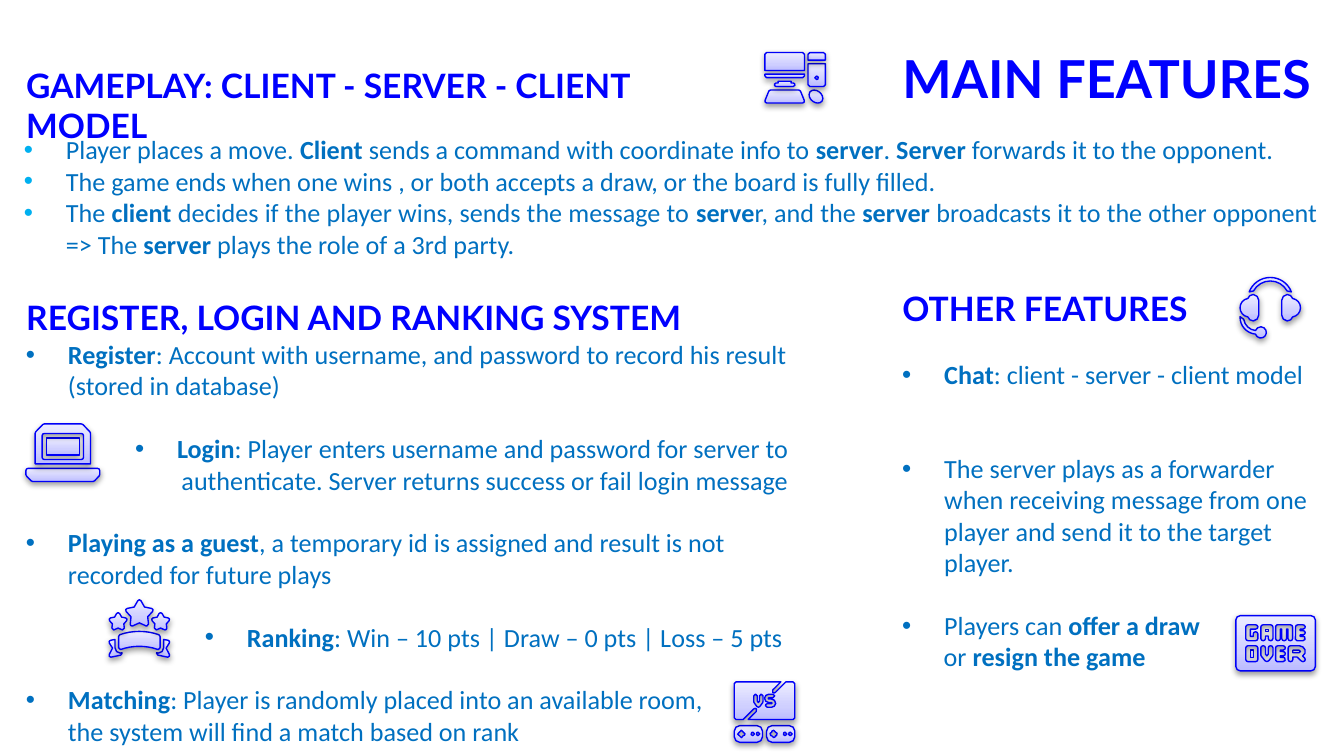
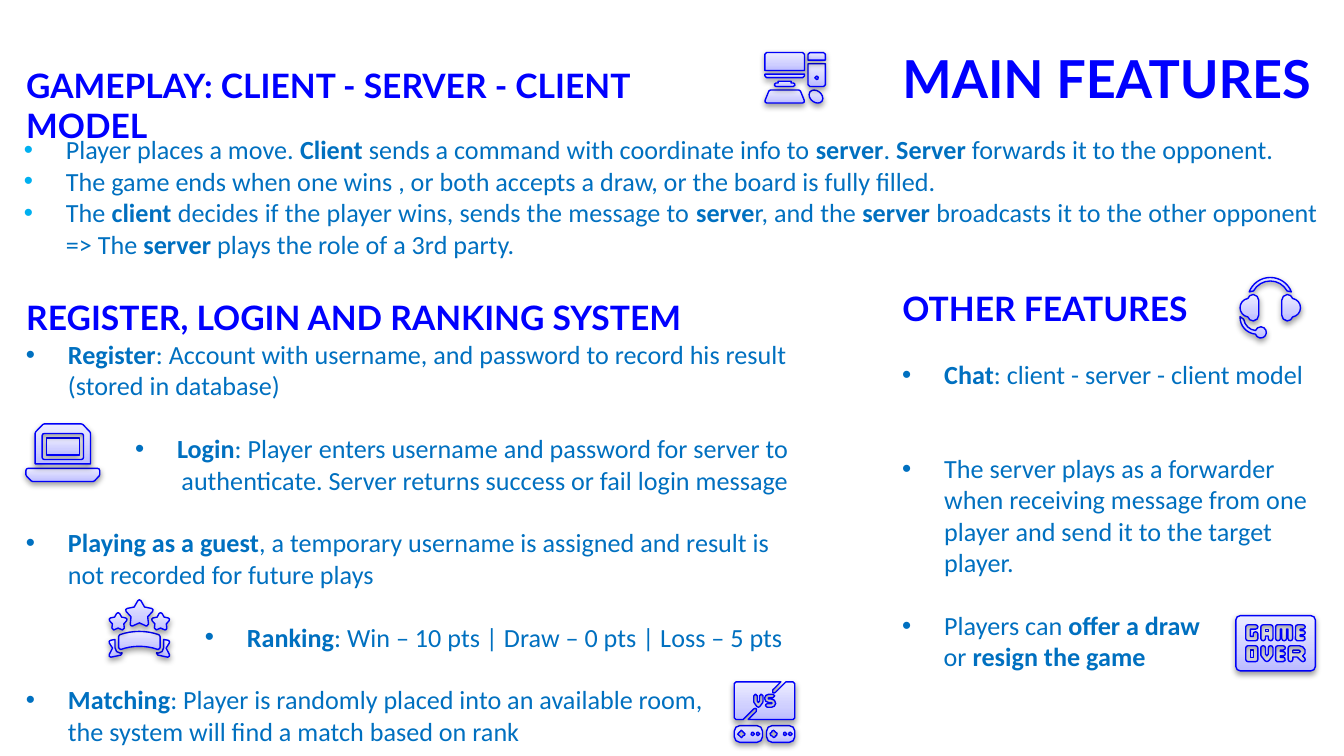
Before and after one commit to ntmchau2202/Network-Programming-20202, a slide deck: slide 5 of Presentation/week1-concepts/NP-group3-Caro-week1.pptx. Drawn at 1344x756 pixels with LibreOffice and Linux fonts; fonts in the diff are those of the drawing; background and template pictures are left out. Boxes give left, top, right and bottom in pixels: in the first picture for what was removed or moved away, otherwise in the second. Text is boxed around its words. In the diff, an @@ line names an element or a change of style, - is before the commit and + after.

```diff
--- a/Presentation/week1-concepts/NP-group3-Caro-week1.pptx
+++ b/Presentation/week1-concepts/NP-group3-Caro-week1.pptx
@@ text at box(68, 533, 769, 589): text changed @@
-• Playing as a guest, a temporary id is assigned and result is not recorded for future plays
+• Playing as a guest, a temporary username is assigned and result is not recorded for future plays
```
Also in this commit, not shown: 2 other slides changed.
